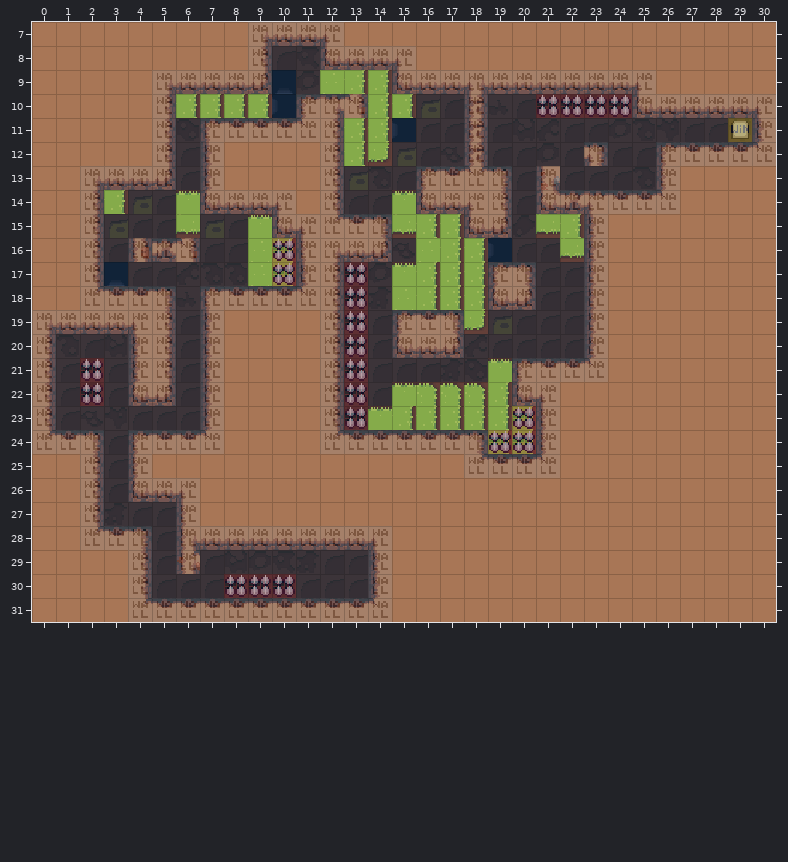
Two states of a Tiled map, assets/maps/Level2.tmx. Above: the version before the commit.
Cells are 16x16 px. Shown: x 0..30, y 7..31.
Now the later version:
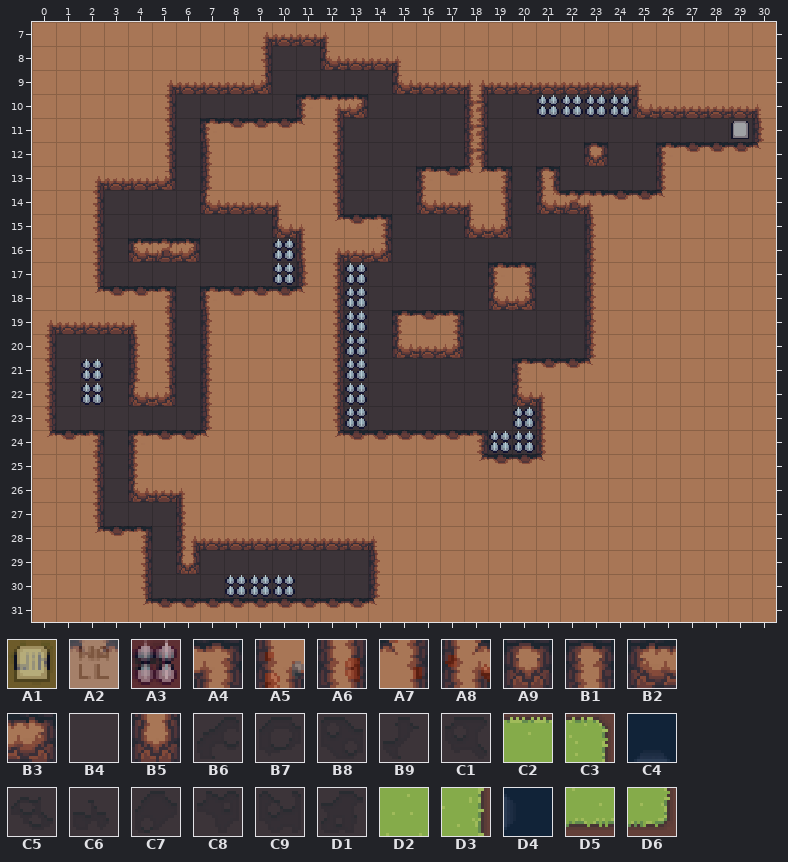
Key: from "GameplayTileset": A1 0, A2 2, A3 16; from "SlimeCave": A4 89, A5 90, A6 108, A7 110, A8 128, A9 176, B1 177, B2 195, B3 197, B4 214, B5 215, B6 323, B7 324, B8 325, B9 326, C1 327, C2 331, C3 332, C4 333, C5 342, C6 343, C7 344, C8 345, C9 346, D1 347, D2 350, D3 351, D4 352, D5 369, D6 370.
__ is an empty cell, .. an unchanged one.
See-through tiles are keyed as they look on the map.
The edit:
--- layer "Art"
@@ x 2..29 @@
- 9 .. .. .. .. .. .. .. .. C4 .. D2 D3 D3 .. .. .. .. .. .. .. .. .. .. .. .. .. .. ..
-10 .. .. .. .. D3 D3 D3 D3 D4 .. .. A7 D3 D3 .. .. .. .. .. C7 D1 B8 C5 .. .. .. .. ..
-11 .. .. .. .. .. .. .. .. .. .. .. D3 D3 D4 .. .. .. .. .. .. .. .. .. .. .. .. .. C8
-12 .. .. .. .. .. .. .. .. .. .. .. D3 D6 .. .. .. .. .. .. .. .. A4 .. .. .. .. .. ..
-13 .. .. .. .. .. .. .. .. .. .. .. .. .. .. .. .. .. .. .. A5 .. .. .. .. .. .. .. ..
-14 .. D3 .. .. C2 .. .. .. .. .. .. .. .. C2 .. .. .. .. .. .. .. .. .. .. .. .. .. ..
-15 .. .. .. .. D5 .. .. C2 .. .. .. .. .. D5 D3 D3 .. .. .. D5 D3 .. .. .. .. .. .. ..
-16 .. .. A6 .. A7 .. .. D2 D3 .. .. .. .. .. D2 D3 D3 D4 .. .. D5 .. .. .. .. .. .. ..
-17 .. C4 .. .. .. .. .. D2 D3 .. .. C7 .. C2 D3 D3 D3 .. .. .. .. .. .. .. .. .. .. ..
-18 .. .. .. .. .. .. .. .. .. .. .. B9 .. D2 D3 D3 D3 .. .. .. .. .. .. .. .. .. .. ..
-19 .. .. .. .. .. .. .. .. .. .. .. C6 .. .. .. .. D6 .. .. .. .. .. .. .. .. .. .. ..
-20 .. .. .. .. .. .. .. .. .. .. .. B7 .. .. .. .. .. .. .. .. .. .. .. .. .. .. .. ..
-21 B9 .. .. .. .. .. .. .. .. .. .. B6 .. .. .. .. .. C2 .. .. .. .. .. .. .. .. .. ..
-22 C1 .. .. .. .. .. .. .. .. .. .. B9 .. C2 C3 C3 C3 D3 .. .. .. .. .. .. .. .. .. ..
-23 .. .. .. .. .. .. .. .. .. .. .. C9 C2 D3 D3 D3 D3 D3 D3 .. .. .. .. .. .. .. .. ..
-24 .. .. .. .. .. .. .. .. .. .. .. .. .. .. .. .. .. D3 D3 .. .. .. .. .. .. .. .. ..
+ 9 .. .. .. .. .. .. .. .. B4 .. B4 B4 B4 .. .. .. .. .. .. .. .. .. .. .. .. .. .. ..
+10 .. .. .. .. B4 B4 B4 B4 B4 .. .. B3 B4 B4 .. .. .. .. .. B4 B4 B4 B4 .. .. .. .. ..
+11 .. .. .. .. .. .. .. .. .. .. .. B4 B4 B4 .. .. .. .. .. .. .. .. .. .. .. .. .. B4
+12 .. .. .. .. .. .. .. .. .. .. .. B4 B4 .. .. .. .. .. .. .. .. A9 .. .. .. .. .. ..
+13 .. .. .. .. .. .. .. .. .. .. .. .. .. .. .. .. .. .. .. B1 .. .. .. .. .. .. .. ..
+14 .. B4 .. .. B4 .. .. .. .. .. .. .. .. B4 .. .. .. .. .. .. .. .. .. .. .. .. .. ..
+15 .. .. .. .. B4 .. .. B4 .. .. .. .. .. B4 B4 B4 .. .. .. B4 B4 .. .. .. .. .. .. ..
+16 .. .. B2 .. B3 .. .. B4 B4 .. .. .. .. .. B4 B4 B4 B4 .. .. B4 .. .. .. .. .. .. ..
+17 .. B4 .. .. .. .. .. B4 B4 .. .. B4 .. B4 B4 B4 B4 .. .. .. .. .. .. .. .. .. .. ..
+18 .. .. .. .. .. .. .. .. .. .. .. B4 .. B4 B4 B4 B4 .. .. .. .. .. .. .. .. .. .. ..
+19 .. .. .. .. .. .. .. .. .. .. .. B4 .. .. .. .. B4 .. .. .. .. .. .. .. .. .. .. ..
+20 .. .. .. .. .. .. .. .. .. .. .. B4 .. .. .. .. .. .. .. .. .. .. .. .. .. .. .. ..
+21 B4 .. .. .. .. .. .. .. .. .. .. B4 .. .. .. .. .. B4 .. .. .. .. .. .. .. .. .. ..
+22 B4 .. .. .. .. .. .. .. .. .. .. B4 .. B4 B4 B4 B4 B4 .. .. .. .. .. .. .. .. .. ..
+23 .. .. .. .. .. .. .. .. .. .. .. B4 B4 B4 B4 B4 B4 B4 B4 .. .. .. .. .. .. .. .. ..
+24 .. .. .. .. .. .. .. .. .. .. .. .. .. .. .. .. .. B4 B4 .. .. .. .. .. .. .. .. ..
@@ x 6..10 @@
-29 A8 .. .. .. ..
-30 .. .. C6 C7 B8
+29 B5 .. .. .. ..
+30 .. .. B4 B4 B4
--- layer "Gameplay" (now hidden)
@@ x 0..30 @@
- 7 .. .. .. .. .. .. .. .. .. A2 A2 A2 A2 .. .. .. .. .. .. .. .. .. .. .. .. .. .. .. .. .. ..
- 8 .. .. .. .. .. .. .. .. .. A2 .. .. A2 A2 A2 A2 .. .. .. .. .. .. .. .. .. .. .. .. .. .. ..
- 9 .. .. .. .. .. A2 A2 A2 A2 A2 .. .. .. .. .. A2 A2 A2 A2 A2 A2 A2 A2 A2 A2 A2 .. .. .. .. ..
-10 .. .. .. .. .. A2 .. .. .. .. .. A2 A2 A2 .. .. .. .. A2 .. .. A3 A3 A3 A3 A2 A2 A2 A2 A2 A2
-11 .. .. .. .. .. A2 .. A2 A2 A2 A2 A2 A2 .. .. .. .. .. A2 .. .. .. .. .. .. .. .. .. .. A1 A2
-12 .. .. .. .. .. A2 .. A2 .. .. .. .. A2 .. .. .. .. .. A2 .. .. .. .. A2 .. .. A2 A2 A2 A2 A2
-13 .. .. A2 A2 A2 A2 .. A2 .. .. .. .. A2 .. .. .. A2 A2 A2 A2 .. A2 .. .. .. .. A2 .. .. .. ..
-14 .. .. A2 .. .. .. .. A2 A2 A2 A2 .. A2 .. .. .. A2 A2 A2 A2 .. A2 A2 A2 A2 A2 A2 .. .. .. ..
-15 .. .. A2 .. .. .. .. .. .. .. A2 A2 A2 A2 A2 .. .. .. A2 A2 .. .. .. A2 .. .. .. .. .. .. ..
-16 .. .. A2 .. A2 A2 A2 .. .. .. A3 A2 A2 A2 A2 .. .. .. .. .. .. .. .. A2 .. .. .. .. .. .. ..
-17 .. .. A2 .. .. .. .. .. .. .. A3 A2 A2 A3 .. .. .. .. .. A2 A2 .. .. A2 .. .. .. .. .. .. ..
-18 .. .. A2 A2 A2 A2 .. A2 A2 A2 A2 A2 A2 A3 .. .. .. .. .. A2 A2 .. .. A2 .. .. .. .. .. .. ..
-19 A2 A2 A2 A2 A2 A2 .. A2 .. .. .. .. A2 A3 .. A2 A2 A2 .. .. .. .. .. A2 .. .. .. .. .. .. ..
-20 A2 .. .. .. A2 A2 .. A2 .. .. .. .. A2 A3 .. A2 A2 A2 .. .. .. .. .. A2 .. .. .. .. .. .. ..
-21 A2 .. A3 .. A2 A2 .. A2 .. .. .. .. A2 A3 .. .. .. .. .. .. A2 A2 A2 A2 .. .. .. .. .. .. ..
-22 A2 .. A3 .. A2 A2 .. A2 .. .. .. .. A2 A3 .. .. .. .. .. .. A2 A2 .. .. .. .. .. .. .. .. ..
-23 A2 .. .. .. .. .. .. A2 .. .. .. .. A2 A3 .. .. .. .. .. .. A3 A2 .. .. .. .. .. .. .. .. ..
-24 A2 A2 A2 .. A2 A2 A2 A2 .. .. .. .. A2 A2 A2 A2 A2 A2 A2 A3 A3 A2 .. .. .. .. .. .. .. .. ..
-25 .. .. A2 .. A2 .. .. .. .. .. .. .. .. .. .. .. .. .. A2 A2 A2 A2 .. .. .. .. .. .. .. .. ..
-26 .. .. A2 .. A2 A2 A2 .. .. .. .. .. .. .. .. .. .. .. .. .. .. .. .. .. .. .. .. .. .. .. ..
-27 .. .. A2 .. .. .. A2 .. .. .. .. .. .. .. .. .. .. .. .. .. .. .. .. .. .. .. .. .. .. .. ..
-28 .. .. A2 A2 A2 .. A2 A2 A2 A2 A2 A2 A2 A2 A2 .. .. .. .. .. .. .. .. .. .. .. .. .. .. .. ..
-29 .. .. .. .. A2 .. A2 .. .. .. .. .. .. .. A2 .. .. .. .. .. .. .. .. .. .. .. .. .. .. .. ..
-30 .. .. .. .. A2 .. .. .. A3 A3 A3 .. .. .. A2 .. .. .. .. .. .. .. .. .. .. .. .. .. .. .. ..
-31 .. .. .. .. A2 A2 A2 A2 A2 A2 A2 A2 A2 A2 A2 .. .. .. .. .. .. .. .. .. .. .. .. .. .. .. ..
+ 7 .. .. .. .. .. .. .. .. .. __ __ __ __ .. .. .. .. .. .. .. .. .. .. .. .. .. .. .. .. .. ..
+ 8 .. .. .. .. .. .. .. .. .. __ .. .. __ __ __ __ .. .. .. .. .. .. .. .. .. .. .. .. .. .. ..
+ 9 .. .. .. .. .. __ __ __ __ __ .. .. .. .. .. __ __ __ __ __ __ __ __ __ __ __ .. .. .. .. ..
+10 .. .. .. .. .. __ .. .. .. .. .. __ __ __ .. .. .. .. __ .. .. __ __ __ __ __ __ __ __ __ __
+11 .. .. .. .. .. __ .. __ __ __ __ __ __ .. .. .. .. .. __ .. .. .. .. .. .. .. .. .. .. __ __
+12 .. .. .. .. .. __ .. __ .. .. .. .. __ .. .. .. .. .. __ .. .. .. .. __ .. .. __ __ __ __ __
+13 .. .. __ __ __ __ .. __ .. .. .. .. __ .. .. .. __ __ __ __ .. __ .. .. .. .. __ .. .. .. ..
+14 .. .. __ .. .. .. .. __ __ __ __ .. __ .. .. .. __ __ __ __ .. __ __ __ __ __ __ .. .. .. ..
+15 .. .. __ .. .. .. .. .. .. .. __ __ __ __ __ .. .. .. __ __ .. .. .. __ .. .. .. .. .. .. ..
+16 .. .. __ .. __ __ __ .. .. .. __ __ __ __ __ .. .. .. .. .. .. .. .. __ .. .. .. .. .. .. ..
+17 .. .. __ .. .. .. .. .. .. .. __ __ __ __ .. .. .. .. .. __ __ .. .. __ .. .. .. .. .. .. ..
+18 .. .. __ __ __ __ .. __ __ __ __ __ __ __ .. .. .. .. .. __ __ .. .. __ .. .. .. .. .. .. ..
+19 __ __ __ __ __ __ .. __ .. .. .. .. __ __ .. __ __ __ .. .. .. .. .. __ .. .. .. .. .. .. ..
+20 __ .. .. .. __ __ .. __ .. .. .. .. __ __ .. __ __ __ .. .. .. .. .. __ .. .. .. .. .. .. ..
+21 __ .. __ .. __ __ .. __ .. .. .. .. __ __ .. .. .. .. .. .. __ __ __ __ .. .. .. .. .. .. ..
+22 __ .. __ .. __ __ .. __ .. .. .. .. __ __ .. .. .. .. .. .. __ __ .. .. .. .. .. .. .. .. ..
+23 __ .. .. .. .. .. .. __ .. .. .. .. __ __ .. .. .. .. .. .. __ __ .. .. .. .. .. .. .. .. ..
+24 __ __ __ .. __ __ __ __ .. .. .. .. __ __ __ __ __ __ __ __ __ __ .. .. .. .. .. .. .. .. ..
+25 .. .. __ .. __ .. .. .. .. .. .. .. .. .. .. .. .. .. __ __ __ __ .. .. .. .. .. .. .. .. ..
+26 .. .. __ .. __ __ __ .. .. .. .. .. .. .. .. .. .. .. .. .. .. .. .. .. .. .. .. .. .. .. ..
+27 .. .. __ .. .. .. __ .. .. .. .. .. .. .. .. .. .. .. .. .. .. .. .. .. .. .. .. .. .. .. ..
+28 .. .. __ __ __ .. __ __ __ __ __ __ __ __ __ .. .. .. .. .. .. .. .. .. .. .. .. .. .. .. ..
+29 .. .. .. .. __ .. __ .. .. .. .. .. .. .. __ .. .. .. .. .. .. .. .. .. .. .. .. .. .. .. ..
+30 .. .. .. .. __ .. .. .. __ __ __ .. .. .. __ .. .. .. .. .. .. .. .. .. .. .. .. .. .. .. ..
+31 .. .. .. .. __ __ __ __ __ __ __ __ __ __ __ .. .. .. .. .. .. .. .. .. .. .. .. .. .. .. ..
